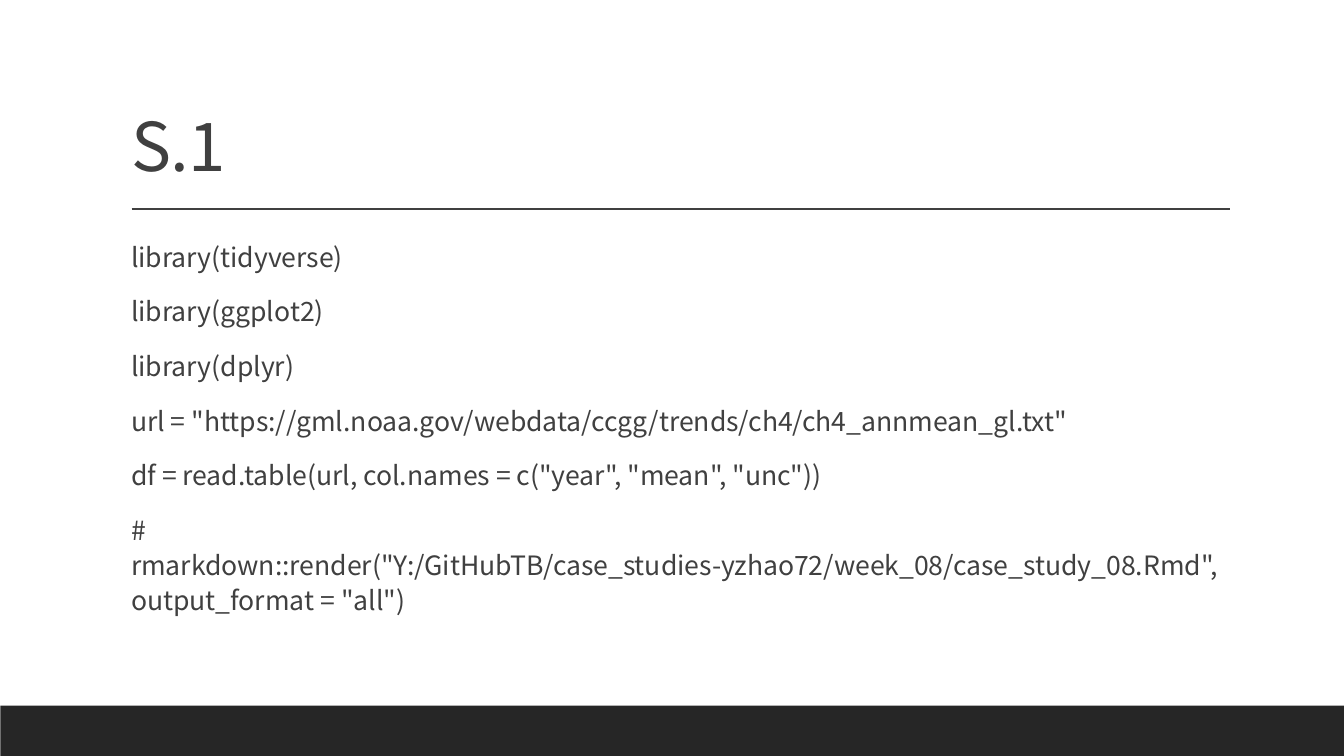
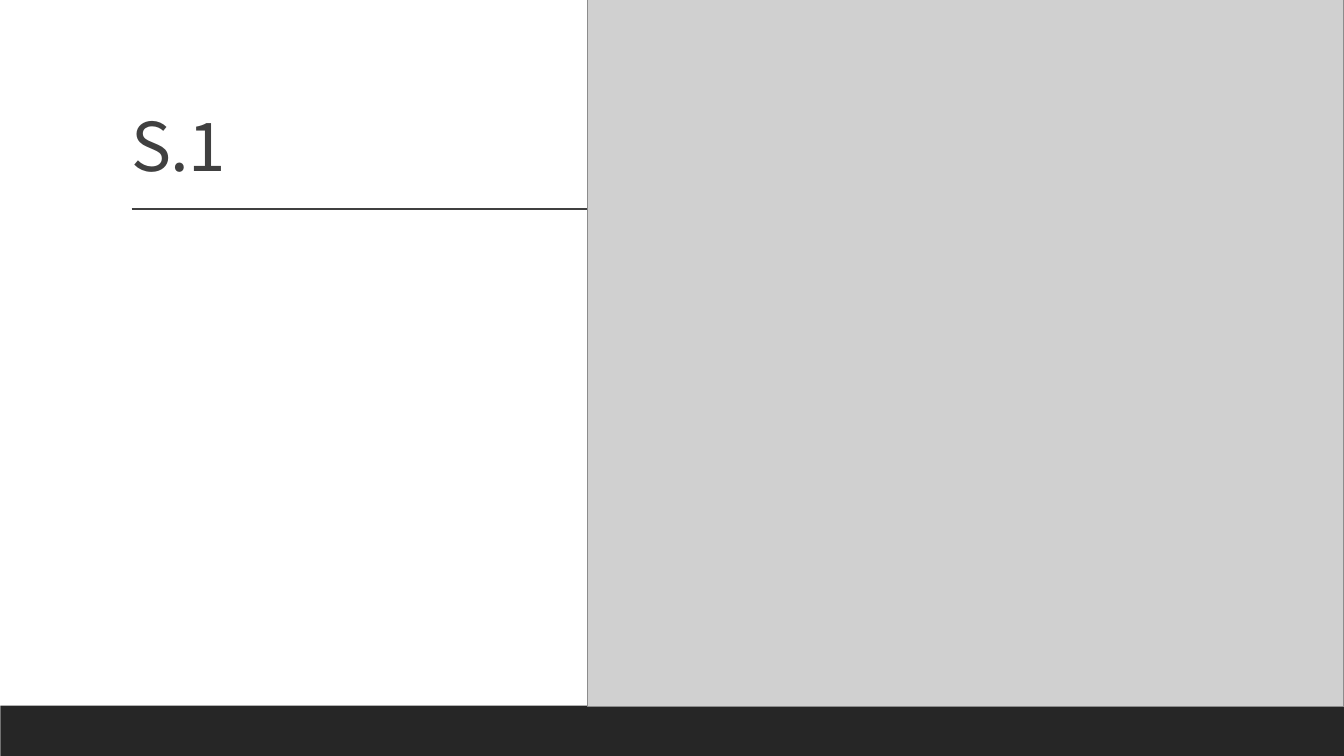
Before and after one commit to geo511-2022/case_studies-yzhao72, a slide deck: slide 2 of week_08/CS_08.pptx. Drawn at 1344x756 pixels with LibreOffice and Linux fonts; fonts in the diff are those of the drawing; grey boxes stand for pictures. Boxes give left, top, right and bottom in pixels: in the first picture for what was removed or moved away, otherwise in the second. Text is boxed around its words. In the diff, an @@ line names an element or a change of style, - is before the commit and + after.

```diff
--- a/week_08/CS_08.pptx
+++ b/week_08/CS_08.pptx
@@ picture added at bbox=[588, 0, 1344, 707] @@
@@ text removed at bbox=[131, 245, 1218, 616] @@
-  library(tidyverse)
-  library(ggplot2)
-  library(dplyr)
-  url = "https://gml.noaa.gov/webdata/ccgg/trends/ch4/ch4_annmean_gl.txt"
-  df = read.table(url, col.names = c("year", "mean", "unc"))
-  # rmarkdown::render("Y:/GitHubTB/case_studies-yzhao72/week_08/case_study_08.Rmd", output_format = "all")
```
Also in this commit, not shown: 2 other files.
